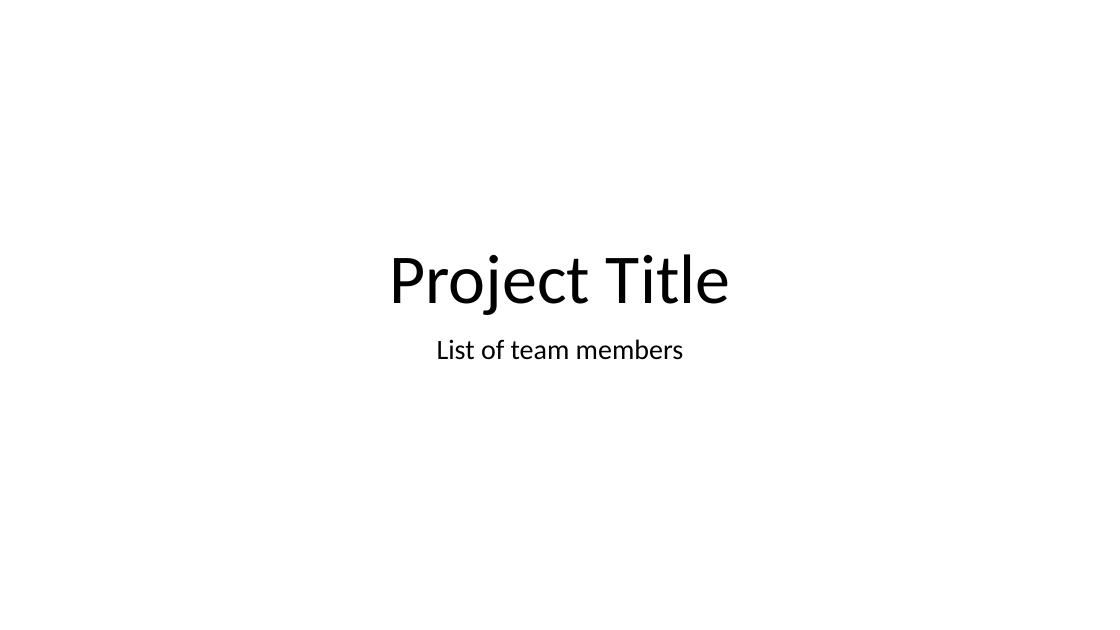
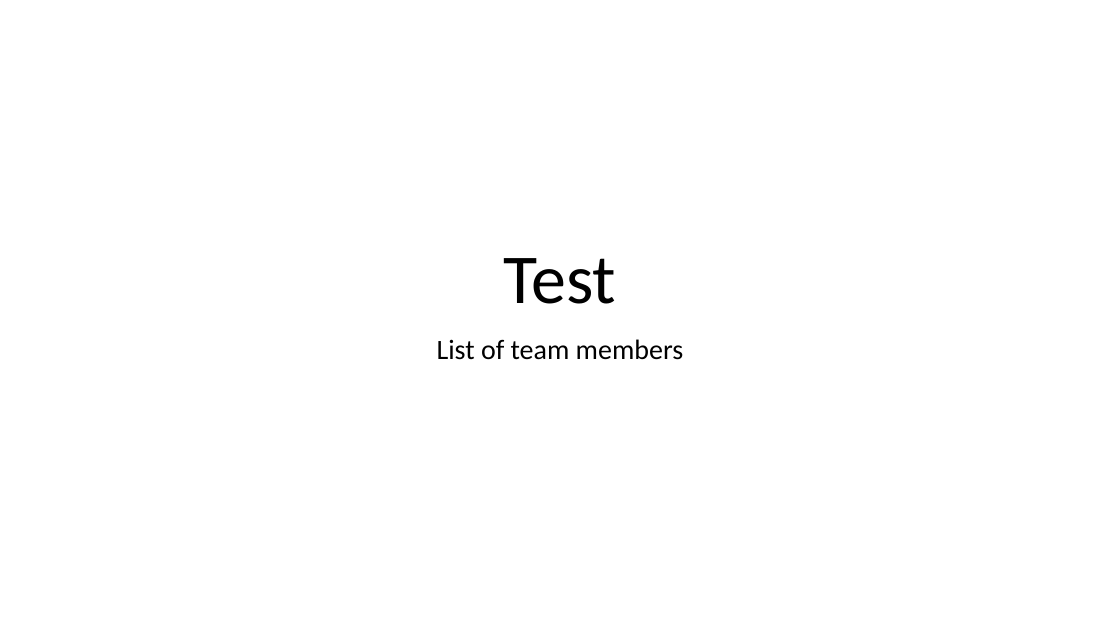
Before and after one commit to minhmgnvo/dsci511-group-assignment, a slide deck: slide 1 of Project-Presentation-Template.pptx. Drawn at 1120x630 pixels with LibreOffice and Linux fonts; fonts in the diff are those of the drawing. Boxes give left, top, right and bottom in pixels: in the first picture for what was removed or moved away, otherwise in the second. Text is boxed around its words. In the diff, an @@ line names an element or a change of style, - is before the commit and + after.

Commit message:
Add files for final project

```diff
--- a/Project-Presentation-Template.pptx
+++ b/Project-Presentation-Template.pptx
@@ title at (x1=504, y1=258, x2=617, y2=304): text changed @@
-Project Title
+Test
```
Also in this commit, not shown: 2 other files.
